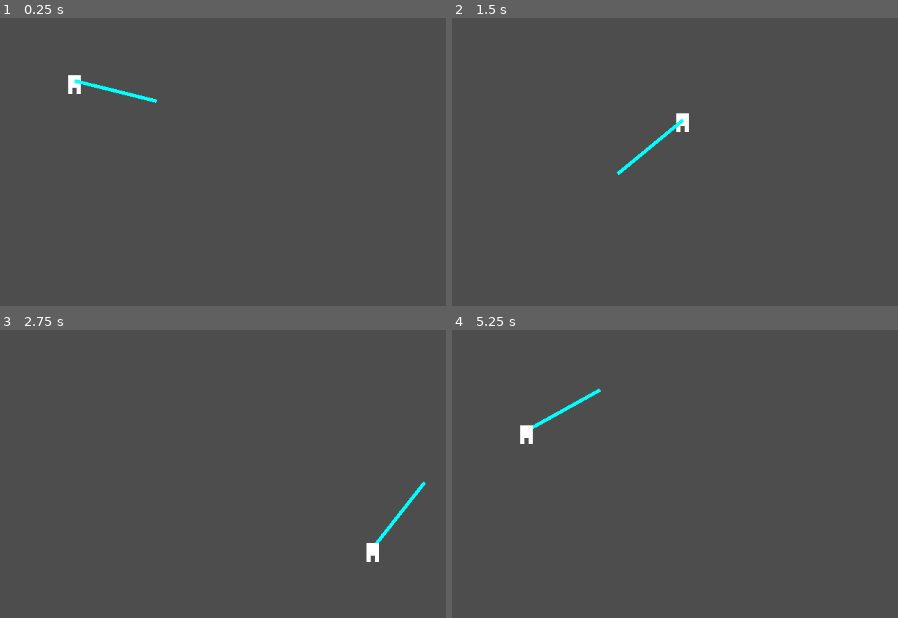
Above: before the commit, frames 1-4 (two rows, left to right).
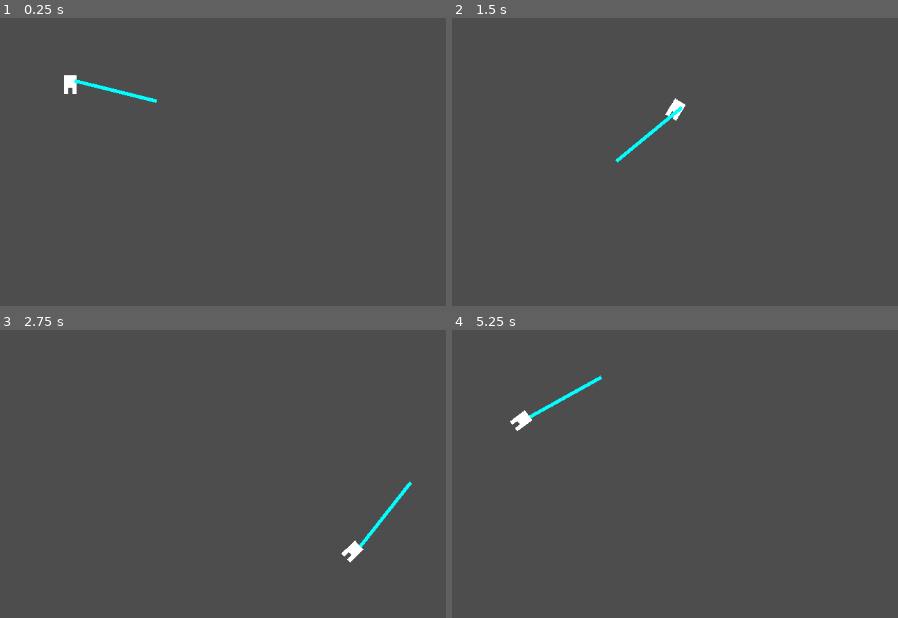
Above: after the commit, the same moments.

Repository: liaaliz/caligraphy
Game: Godot game, scene res://node_2d.tscn
The game is run twice, just before and just after one commit, with the same random seed, the same clock (stepped at 60 frames per second) and the same inputs. The project has no main scene, so this scene is started directly.
Inputs (mouse positions are in pixels of both pictures, inside the frame that each line leads up to):
- Up to frame 1 (0.25 s): no input
- Up to frame 2 (1.5 s): tap Enter at 0.5 s; move the mouse to (701, 58) at 0.52 s; hold Right (ui_right) 0.53-1.28 s; move the mouse to (outside the picture) at 1.27 s; hold Down (ui_down) from 1.28 s (still down)
- Up to frame 3 (2.75 s): move the mouse to (outside the picture) at 2.02 s; release Down (ui_down) at 2.03 s; hold Right (ui_right) from 2.03 s (still down)
- Up to frame 4 (5.25 s): move the mouse to (487, 482) at 2.77 s; release Right (ui_right) at 2.78 s; hold Up (ui_up) 2.78-3.53 s; move the mouse to (764, 459) at 3.52 s; hold Left (ui_left) 3.53-5.03 s; move the mouse to (outside the picture) at 4.27 s; move the mouse to (567, 393) at 5.02 s; hold Down (ui_down) from 5.03 s (still down)

The runs differ from the first frame. In frame 1, 0.2% of the frame differs, in the area x 14-19%, y 19-27%; in frame 2, 0.8%; in frame 3, 0.9%, in the area x 76-96%, y 52-81%; in frame 4, 0.9%.

Commit message:
FEAT add pincel
pincel rodando seguindo o mouse, começo da movimentação

Diff:
--- a/dani-jam/MovePlayer.gd
+++ b/dani-jam/MovePlayer.gd
@@ -2,33 +2,39 @@
 
 @export var brush_pivot : Node2D
 
-const SPEED       : float = 300.0
-var direction     : Vector2
+const SPEED   : float = 300.0
+var direction : Vector2
 
 func _unhandled_input(e: InputEvent) -> void:
   if not e is InputEventMouseMotion: return
-
-  if sign(brush_pivot.rotation) > 0:
-    brush_pivot.z_index = 1
-    return
-
-  brush_pivot.z_index = -1
-
-func _unhandled_key_input(e : InputEvent) -> void:
-  if not e.is_action_type(): return
-  ##if player is on stagger : return
-  direction = Vector2(
-    Input.get_axis("ui_left","ui_right"),
-    Input.get_axis("ui_up",  "ui_down")
-  )
+  brush_pivot.z_index = sign(brush_pivot.rotation)
 
 func _process(delta: float) -> void:
   var new_brush_angle = brush_pivot.position.angle_to_point(get_global_mouse_position())
   brush_pivot.global_rotation = lerp_angle(brush_pivot.global_rotation, new_brush_angle, delta * 7)
 
 func _physics_process(_delta: float) -> void:
-    move_and_slide()
-    if direction:
-      velocity = direction.normalized() * SPEED
-      return
-    velocity = Vector2.ZERO
+  direction = Vector2(
+  Input.get_axis("ui_left","ui_right"),
+  Input.get_axis("ui_up",  "ui_down" )
+  )
+
+  move_and_slide()
+  var _smooth : float = 0.2
+  velocity = lerp(velocity, direction.normalized() * SPEED, _smooth)
+
+  if direction != Vector2.ZERO:
+    oscilate_sprite(get_node("Sprite"))
+
+func oscilate_sprite(sprite : MeshInstance2D):
+  var _tween : Tween = get_tree().create_tween()
+
+  _tween.tween_property(sprite, "rotation", TAU * 0.1666, 0.333).set_trans(Tween.TRANS_SPRING)
+  _tween.tween_property(sprite, "rotation", -TAU * 0.1666, 0.333).set_trans(Tween.TRANS_SPRING)
+
+  await _tween.finished
+
+  if direction != Vector2.ZERO:
+    oscilate_sprite(sprite)
+    return
+  get_tree().create_tween().tween_property(sprite, "rotation", 0, 0.333).set_trans(Tween.TRANS_SPRING)
--- a/dani-jam/node_2d.tscn
+++ b/dani-jam/node_2d.tscn
@@ -14,18 +14,20 @@
 script = ExtResource("1_by4kb")
 brush_pivot = NodePath("pivot")
 
-[node name="PlayerHead" type="MeshInstance2D" parent="PlayerBus/Body"]
+[node name="Sprite" type="MeshInstance2D" parent="PlayerBus/Body"]
+position = Vector2(-6, 0)
 scale = Vector2(18, 18)
 mesh = SubResource("BoxMesh_ng4op")
+metadata/_edit_group_ = true
 
-[node name="PlayerLegs" type="MeshInstance2D" parent="PlayerBus/Body"]
-position = Vector2(6, 9)
-scale = Vector2(5.96, 18)
+[node name="Leg1" type="MeshInstance2D" parent="PlayerBus/Body/Sprite"]
+position = Vector2(0.333333, 0.5)
+scale = Vector2(0.331111, 1)
 mesh = SubResource("BoxMesh_ng4op")
 
-[node name="PlayerLegs2" type="MeshInstance2D" parent="PlayerBus/Body"]
-position = Vector2(-6, 9)
-scale = Vector2(5.96, 18)
+[node name="Leg2" type="MeshInstance2D" parent="PlayerBus/Body/Sprite"]
+position = Vector2(-0.333333, 0.5)
+scale = Vector2(0.331111, 1)
 mesh = SubResource("BoxMesh_ng4op")
 
 [node name="pivot" type="Node2D" parent="PlayerBus/Body"]
@@ -39,7 +41,6 @@
 
 [node name="Brush" type="MeshInstance2D" parent="PlayerBus/Body/pivot/pivot"]
 position = Vector2(-0.5, 1.06656e-06)
-scale = Vector2(1, 1)
 mesh = SubResource("BoxMesh_f7ycj")
 
 [node name="Camera2D" type="Camera2D" parent="."]
